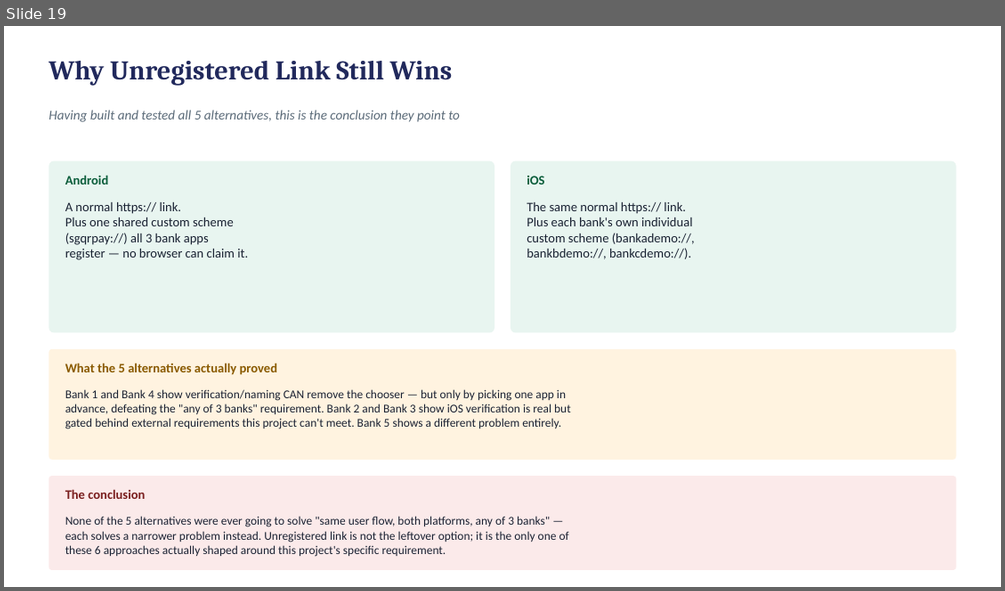
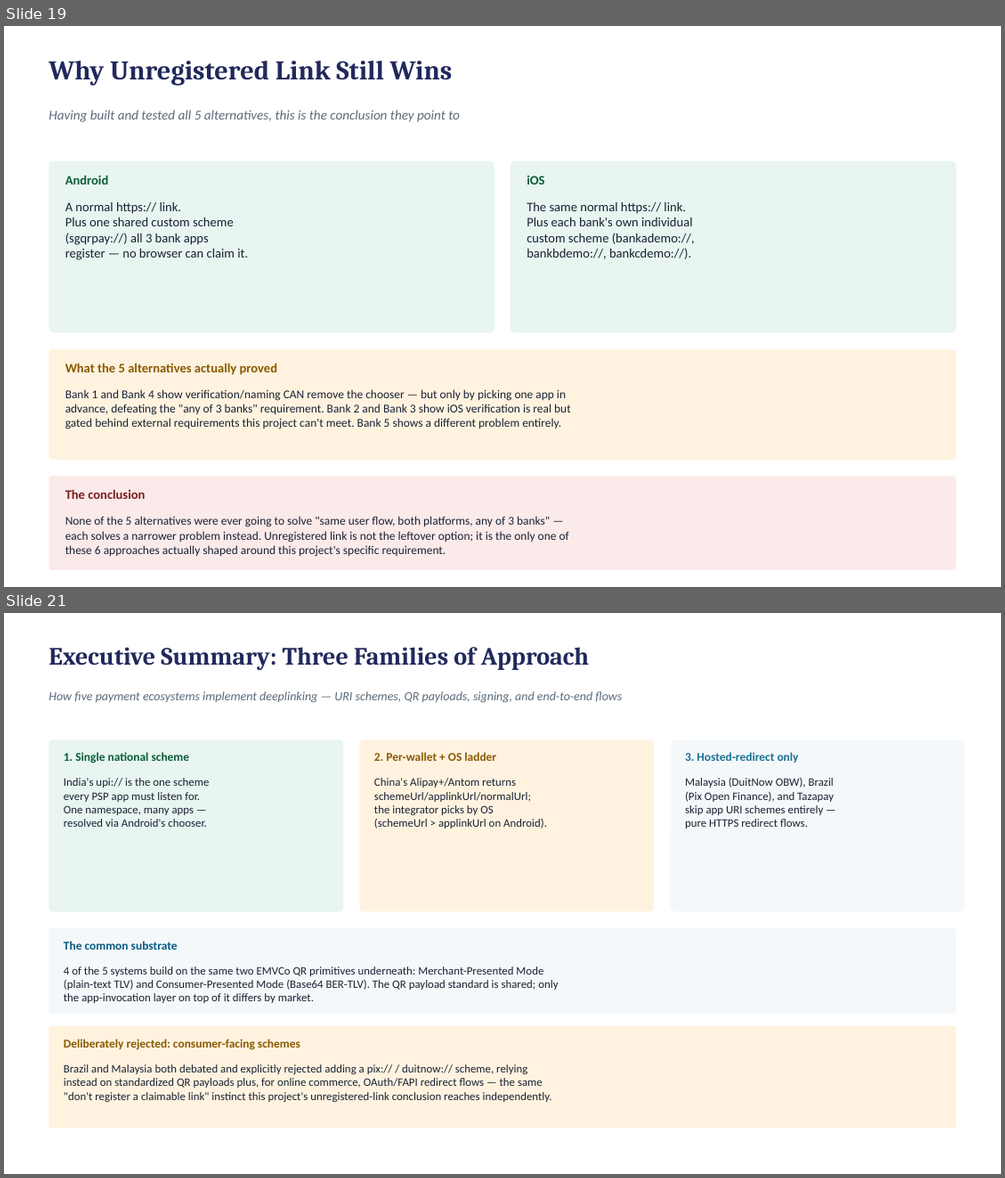
Before and after one commit to deandrehaijielim-commits/sgqr-deep-link-demo, a slide deck: SGQR_Deep_Linking_Simulation.pptx. Shown one above the other, each under a label of ours: slide 19 before the commit, slides 19 and 21 after it; the slides between them are not shown. The pictures are 1005x591 and 1005x1178 pixels, drawn with LibreOffice and Linux fonts; fonts in the diff are those of the drawing. Boxes give left, top, right and bottom in pixels: in the first picture for what was removed or moved away, otherwise in the second. Text is boxed around its words. In the diff, an @@ line names an element or a change of style, - is before the commit and + after.

Commit message:
Add 33-slide technical reference section on real-world national payment systems
Sourced from the uploaded report: DuitNow (Malaysia), Alipay+WeChat (China), UPI
(India, incl. UPI Meta policy watch), Pix (Brazil), and Tazapay, plus a
cross-system comparison, security considerations, recommendations, and caveats.
Highlights direct parallels to this project's own methods (UPI's Intent.createChooser
= Bank chooser flow, setPackage() = Bank 4, Pix's rejected pix:// scheme = the
unregistered-link conclusion).

```diff
--- a/SGQR_Deep_Linking_Simulation.pptx
+++ b/SGQR_Deep_Linking_Simulation.pptx
@@ slide 21 added at bbox=[4, 613, 1001, 1174], background #FFFFFF @@
@@ text added at bbox=[48, 647, 589, 670], 24 pt, text #21295C, bold @@
+Executive Summary: Three Families of Approach
@@ text added at bbox=[48, 691, 622, 703], 12 pt, text #5B6B79, italic @@
+How five payment ecosystems implement deeplinking — URI schemes, QR payloads, signing, and end-to-end flows
@@ rounded rectangle added at bbox=[48, 740, 343, 912], fill #E8F5F0 @@
@@ rounded rectangle added at bbox=[360, 740, 655, 912], fill #FFF3E0 @@
@@ rounded rectangle added at bbox=[671, 740, 965, 912], fill #F5F8FA @@
@@ text added at bbox=[64, 752, 190, 763], 11.5 pt, text #0B5D3B, bold @@
+1. Single national scheme
@@ text added at bbox=[374, 752, 496, 761], 11.5 pt, text #8A5A00, bold @@
+2. Per-wallet + OS ladder
@@ text added at bbox=[685, 752, 799, 763], 11.5 pt, text #1C7293, bold @@
+3. Hosted-redirect only
@@ text added at bbox=[64, 778, 209, 827], 11 pt, text #1A2233 @@
+India's upi:// is the one scheme
+every PSP app must listen for.
+One namespace, many apps —
+resolved via Android's chooser.
@@ text added at bbox=[374, 778, 547, 828], 11 pt, text #1A2233 @@
+China's Alipay+/Antom returns
+schemeUrl/applinkUrl/normalUrl;
+the integrator picks by OS
+(schemeUrl > applinkUrl on Android).
@@ text added at bbox=[685, 778, 833, 828], 11 pt, text #1A2233 @@
+Malaysia (DuitNow OBW), Brazil
+(Pix Open Finance), and Tazapay
+skip app URI schemes entirely —
+pure HTTPS redirect flows.
@@ rounded rectangle added at bbox=[48, 928, 956, 1013], fill #F5F8FA @@
@@ text added at bbox=[64, 941, 178, 949], 11.5 pt, text #065A82, bold @@
+The common substrate
@@ text added at bbox=[64, 966, 558, 1003], 11 pt, text #1A2233 @@
+4 of the 5 systems build on the same two EMVCo QR primitives underneath: Merchant-Presented Mode
+(plain-text TLV) and Consumer-Presented Mode (Base64 BER-TLV). The QR payload standard is shared; only
+the app-invocation layer on top of it differs by market.
@@ rounded rectangle added at bbox=[48, 1026, 956, 1128], fill #FFF3E0 @@
@@ text added at bbox=[64, 1038, 300, 1050], 11.5 pt, text #8A5A00, bold @@
+Deliberately rejected: consumer-facing schemes
@@ text added at bbox=[64, 1064, 552, 1102], 11 pt, text #1A2233 @@
+Brazil and Malaysia both debated and explicitly rejected adding a pix:// / duitnow:// scheme, relying
+instead on standardized QR payloads plus, for online commerce, OAuth/FAPI redirect flows — the same
+"don't register a claimable link" instinct this project's unregistered-link conclusion reaches independently.
```
Also in this commit, not shown: 32 other slides added.
